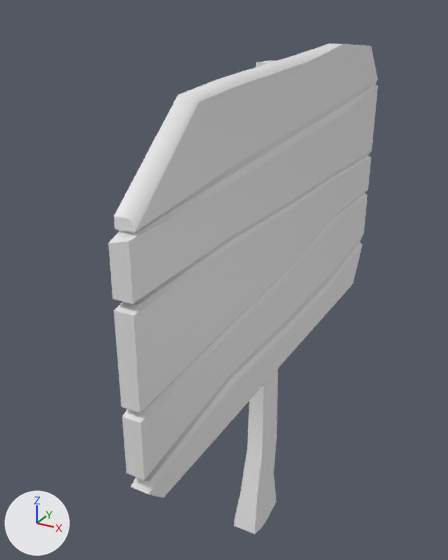
An edit to the FBX model Assets/Art/Models/Tavern/SM_Shifts_Sign.fbx, drawn before and after from the same camera.
Both versions are drawn from a camera (50 mm lens) standing at (0.723, -1.542, 1.649) and looking at (-0.122, -0.006, 0.881). The lights are fixed; the arrows at lower left show +X, +Y and +Z. The older version comes first.

Before the edit, the objects in view are built like this:
```python
me_cube_001 = bpy.data.meshes.new('Cube.001')
me_cube_001.from_pydata(...)  # 267 vertices, 270 faces; spans x -0.05..0.08, y -0.72..0.78, z 0.0..1.55
me_cube_001.materials.append(mat_material)  # its picture is missing
ob_sm_arrow_001 = bpy.data.objects.new('SM_Arrow.001', me_cube_001)
ob_sm_arrow_001.location = (0.0, 0.0, 0.0)
```
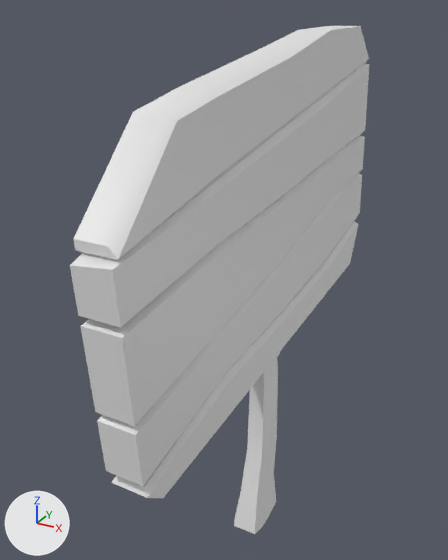
The change, as a list of edits to the scene's bpy script:
```text
Change me_cube_001:
    used by ob_sm_arrow_001; location = (0.0, 0.0, 0.0)
    remove me_cube_001.from_pydata(...)  # 267 vertices, 270 faces; spans x -0.05..0.08, y -0.72..0.78, z 0.0..1.55
    add me_cube_001.from_pydata(...)  # 296 vertices, 301 faces; spans x -0.05..0.05, y -0.74..0.79, z 0.0..1.59
    me_cube_001 part 1
    3 vertices are removed from x -0.02..0.08, y -0.34..0.06, z 0.75..1.31
    23 faces are deleted
    6 vertices in x -0.02..0.03, y -0.04..0.07, z 0.7..0.71 move by (0.0, 0.01, -0.09)
    155 vertices move from x -0.02..0.08, y -0.72..0.78, z 0.64..1.55 to x -0.05..0.05, y -0.74..0.79, z 0.6..1.59
    32 vertices are added at x -0.05..0.04, y -0.37..0.09, z 0.62..1.27
    54 new faces join them
```

Pixel boxes [x1, y1, x2, y2] of what changed, in the pictures (448 x 560 px; the box of a moved part takes in the faces that stretch with it):
'SM_Arrow.001', reshaped (11% wider): before [108, 43, 378, 534]; after [70, 26, 369, 534]
part 1 of me_cube_001, moved or reshaped: before [108, 43, 378, 498]; after [70, 26, 369, 498]
